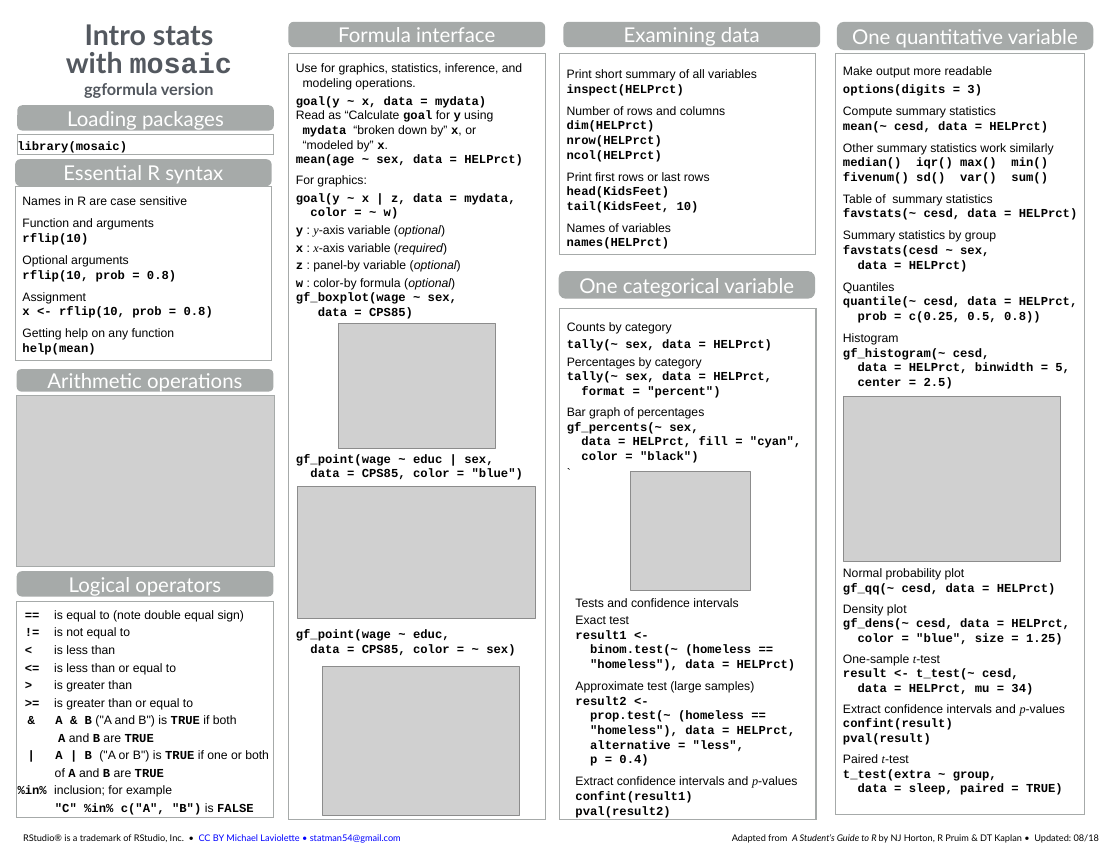
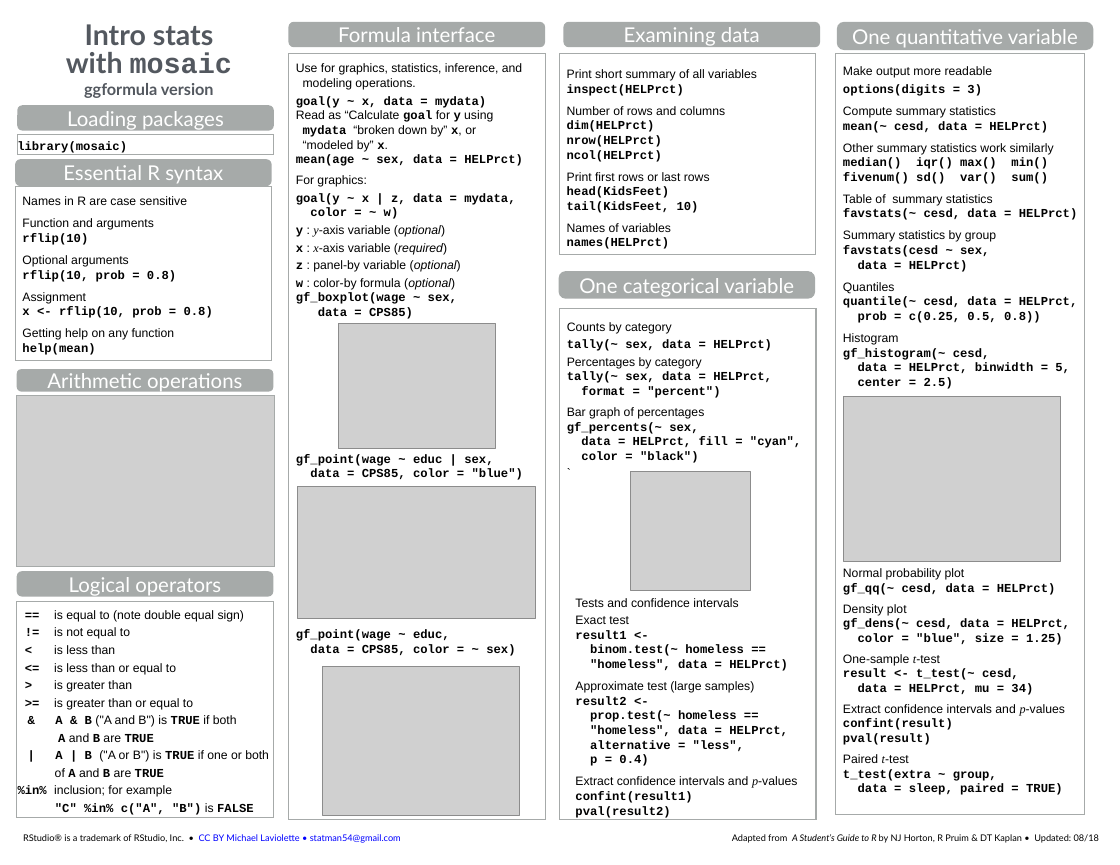
Before and after one commit to mlaviolet/Mosaic-cheatsheets, a slide deck: slide 1 of mosaic-cheatsheet-gf.pptx. Drawn at 1120x865 pixels with LibreOffice and Linux fonts; fonts in the diff are those of the drawing; grey boxes stand for pictures. Boxes give left, top, right and bottom in pixels: in the first picture for what was removed or moved away, otherwise in the second. Text is boxed around its words. In the diff, an @@ line names an element or a change of style, - is before the commit and + after.

```diff
--- a/mosaic-cheatsheet-gf.pptx
+++ b/mosaic-cheatsheet-gf.pptx
@@ text at <box>590,645,788,671</box>: text changed @@
-binom.test(~ (homeless ==
-"homeless"), data = HELPrct)
+binom.test(~ homeless ==
+"homeless", data = HELPrct)
@@ text at <box>590,711,788,736</box>: text changed @@
-prop.test(~ (homeless ==
-"homeless"), data = HELPrct,
+prop.test(~ homeless ==
+"homeless", data = HELPrct,
```
Also in this commit, not shown: 1 other file.
